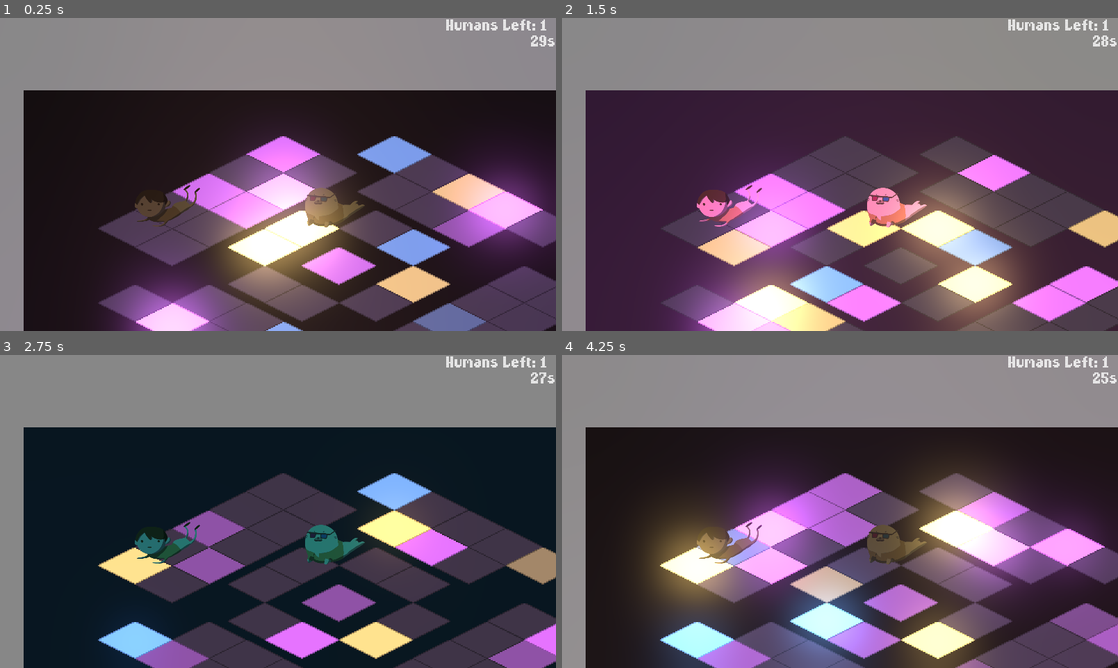
Above: before the commit, frames 1-4 (two rows, left to right).
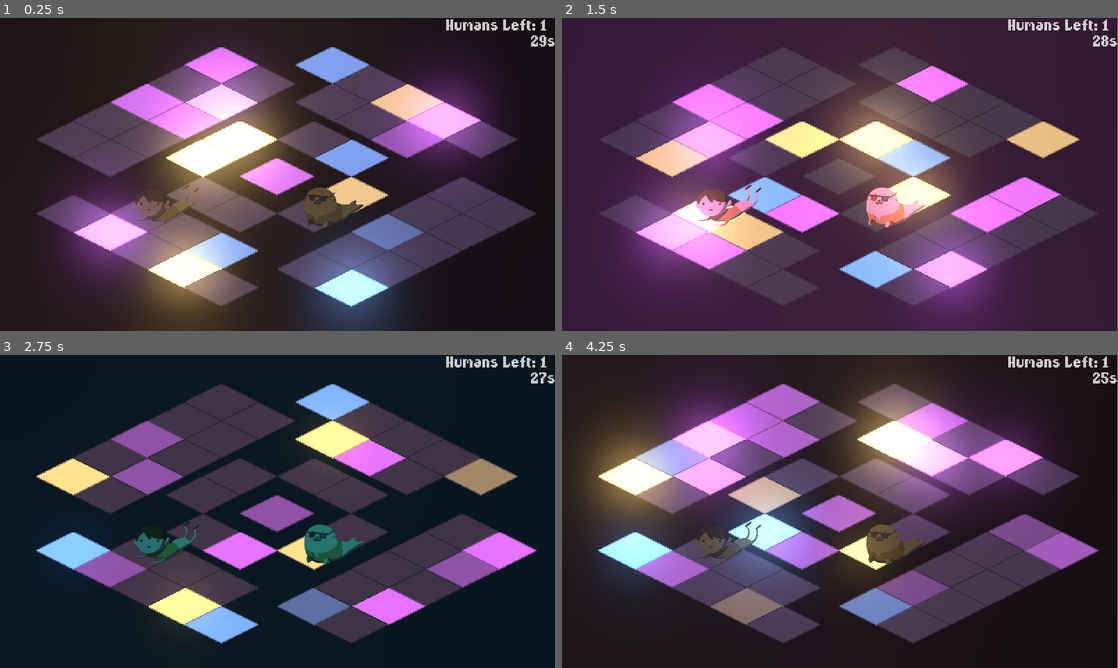
Above: after the commit, the same moments.

Repository: API-Beast/Seal-Clubbing
Game: Godot game, scene res://Main.tscn
Same seed, same stepped clock (60 frames per second), same inputs: the game is played once before the commit and once after it.
Inputs:
- Up to frame 1 (0.25 s): no input
- Up to frame 2 (1.5 s): no input
- Up to frame 3 (2.75 s): no input
- Up to frame 4 (4.25 s): no input

The runs differ from the first frame. In frame 1, 85% of the frame differs, in the area x 0-100%, y 0-100%; in frame 2, 77%; in frame 3, 70%; in frame 4, 86%.

Commit message:
Remove Light effect

Diff:
--- a/Main.tscn
+++ b/Main.tscn
@@ -1,11 +1,10 @@
-[gd_scene load_steps=9 format=2]
+[gd_scene load_steps=7 format=2]
 
-[ext_resource path="res://Assets/background.png" type="Texture" id=1]
-[ext_resource path="res://Human.tscn" type="PackedScene" id=2]
-[ext_resource path="res://Seal.tscn" type="PackedScene" id=3]
-[ext_resource path="res://DiscoFloor.tscn" type="PackedScene" id=4]
-[ext_resource path="res://PlayerController.tscn" type="PackedScene" id=5]
-[ext_resource path="res://HUD.tscn" type="PackedScene" id=6]
+[ext_resource path="res://Human.tscn" type="PackedScene" id=1]
+[ext_resource path="res://Seal.tscn" type="PackedScene" id=2]
+[ext_resource path="res://DiscoFloor.tscn" type="PackedScene" id=3]
+[ext_resource path="res://PlayerController.tscn" type="PackedScene" id=4]
+[ext_resource path="res://HUD.tscn" type="PackedScene" id=5]
 
 [sub_resource type="Animation" id=1]
 
@@ -26,14 +25,9 @@
 "values": [ Color( 0.046875, 0.046875, 0.046875, 1 ), Color( 0, 0, 0, 1 ), Color( 0.691406, 0.635997, 0.418625, 1 ), Co …(229 unchanged characters)…
 }
 
-[sub_resource type="RectangleShape2D" id=2]
+[node name="Level" type="StaticBody2D" index="0"]
 
-custom_solver_bias = 0.0
-extents = Vector2( 297.168, 94.8072 )
-
-[node name="Level" type="StaticBody2D"]
-
-position = Vector2( 956.284, 538.858 )
+position = Vector2( 188.747, 357.099 )
 input_pickable = false
 collision_layer = 1
 collision_mask = 1
@@ -42,16 +36,11 @@
 friction = 1.0
 bounce = 0.0
 
-[node name="Background" type="Sprite" parent="." index="0"]
-
-visible = false
-texture = ExtResource( 1 )
-
-[node name="CanvasModulate" type="CanvasModulate" parent="." index="1"]
+[node name="CanvasModulate" type="CanvasModulate" parent="." index="0"]
 
 color = Color( 1, 1, 1, 1 )
 
-[node name="AnimationPlayer" type="AnimationPlayer" parent="." index="2"]
+[node name="AnimationPlayer" type="AnimationPlayer" parent="." index="1"]
 
 root_node = NodePath("..")
 autoplay = "strobelight"
@@ -62,51 +51,21 @@
 blend_times = [  ]
 _sections_unfolded = [ "Playback Options" ]
 
-[node name="GameObjects" type="Node" parent="." index="3"]
+[node name="GameObjects" type="Node" parent="." index="2"]
 
-[node name="Human" parent="GameObjects" index="0" instance=ExtResource( 2 )]
+[node name="Human" parent="GameObjects" index="0" instance=ExtResource( 1 )]
 
 position = Vector2( 562.228, 626.333 )
 
-[node name="Seal" parent="GameObjects" index="1" instance=ExtResource( 3 )]
+[node name="Seal" parent="GameObjects" index="1" instance=ExtResource( 2 )]
 
 position = Vector2( 1142.62, 619.228 )
 
-[node name="CollisionShape2D" type="CollisionShape2D" parent="." index="4"]
+[node name="DiscoFloor" parent="." index="3" instance=ExtResource( 3 )]
 
-position = Vector2( -67.5256, -93.308 )
-shape = SubResource( 2 )
+position = Vector2( 0, 0 )
+_sections_unfolded = [ "Transform" ]
 
-[node name="Camera2D" type="Camera2D" parent="." index="5"]
+[node name="PlayerController" parent="." index="4" instance=ExtResource( 4 )]
 
-anchor_mode = 1
-rotating = false
-current = true
-zoom = Vector2( 1, 1 )
-limit_left = -10000000
-limit_top = -10000000
-limit_right = 10000000
-limit_bottom = 10000000
-limit_smoothed = false
-drag_margin_h_enabled = false
-drag_margin_v_enabled = false
-smoothing_enabled = false
-smoothing_speed = 5.0
-offset_v = 0.0
-offset_h = 0.0
-drag_margin_left = 0.0
-drag_margin_top = 0.0
-drag_margin_right = 0.0
-drag_margin_bottom = 0.0
-editor_draw_screen = true
-editor_draw_limits = false
-editor_draw_drag_margin = false
-_sections_unfolded = [ "Drag Margin", "Limit", "Offset", "Smoothing" ]
-
-[node name="DiscoFloor" parent="." index="6" instance=ExtResource( 4 )]
-
-position = Vector2( -557.403, 124.602 )
-
-[node name="PlayerController" parent="." index="7" instance=ExtResource( 5 )]
-
-[node name="HUD" parent="." index="8" instance=ExtResource( 6 )]
+[node name="HUD" parent="." index="5" instance=ExtResource( 5 )]
